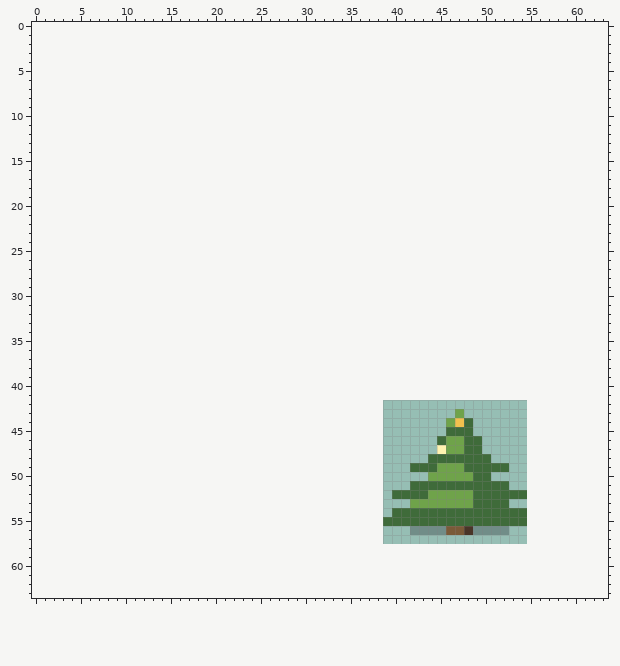
Two versions of one pixel-art file, game/pixel-plants/jian-mu.aseprite. That is the earlier state.
16x16 pixels, 1 frame. The old version is drawn lined up with the new one, on the new canvas.
After the commit:
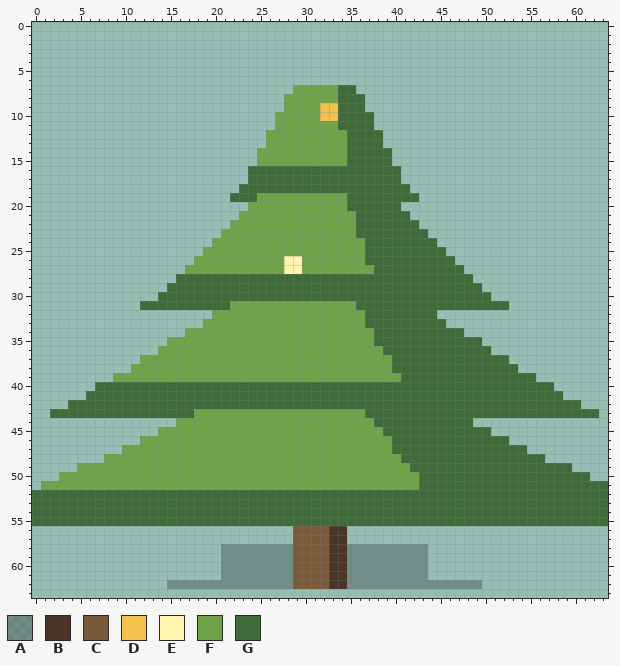
Palette (. is transparent): A #1a1a204c  B #4a3528  C #7a5a38  D #f2c14e  E #fff3b0  F #6fa34a  G #3f6b3a
Change:
canvas 16x16 -> 64x64, the old top-left corner now at 39,42
The author put colour A in rows 58 to 61 at x 21 to 28 and 35 to 43; in row 62 at x 15 to 28 and 35 to 49.
The author put colour B in rows 56 to 62 at x 33 to 34.
The author put colour C in rows 56 to 62 at x 29 to 32.
The author put colour D in rows 9 to 10 at x 32 to 33.
The author put colour E in rows 26 to 27 at x 28 to 29.
The author put colour F in row 7 at x 29 to 33; in row 8 at x 28 to 33; in row 9 at x 28 to 31; in row 10 at x 27 to 31; in row 11 at x 27 to 33; in rows 12 to 13 at x 26 to 34.
The author put colour F in rows 14 to 15 at x 25 to 34; in row 19 at x 25 to 34; in row 20 at x 24 to 34; in row 21 at x 23 to 35; in row 22 at x 22 to 35; in row 23 at x 21 to 35.
The author put colour F in row 24 at x 20 to 36; in row 25 at x 19 to 36; in row 26 at x 18 to 27 and 30 to 36; in row 27 at x 17 to 27 and 30 to 37; in row 31 at x 22 to 35; in row 32 at x 20 to 36.
The author put colour F in row 33 at x 19 to 36; in row 34 at x 17 to 37; in row 35 at x 15 to 37; in row 36 at x 14 to 38; in row 37 at x 12 to 39; in row 38 at x 11 to 39.
The author put colour F in row 39 at x 9 to 40; in row 43 at x 18 to 36; in row 44 at x 16 to 37; in row 45 at x 14 to 38; in row 46 at x 12 to 39; in row 47 at x 10 to 39.
The author put colour F in row 48 at x 8 to 40; in row 49 at x 5 to 41; in row 50 at x 3 to 42; in row 51 at x 1 to 41.
Colour G becomes colour F in row 51 at x 42.
The author put colour G in row 7 at x 34 to 35; in rows 8 to 9 at x 34 to 36; in rows 10 to 11 at x 34 to 37; in rows 12 to 13 at x 35 to 38; in rows 14 to 15 at x 35 to 39; in rows 16 to 17 at x 24 to 40.
The author put colour G in row 18 at x 23 to 41; in row 19 at x 22 to 24 and 35 to 42; in row 20 at x 35 to 40; in row 21 at x 36 to 41; in row 22 at x 36 to 42; in row 23 at x 36 to 43.
The author put colour G in row 24 at x 37 to 44; in row 25 at x 37 to 45; in row 26 at x 37 to 46; in row 27 at x 38 to 47; in row 28 at x 16 to 48; in row 29 at x 15 to 49.
The author put colour G in row 30 at x 14 to 50; in row 31 at x 12 to 21 and 36 to 52; in row 32 at x 37 to 44; in row 33 at x 37 to 45; in row 34 at x 38 to 47; in row 35 at x 38 to 49.
The author put colour G in row 36 at x 39 to 50; in row 37 at x 40 to 52; in row 38 at x 40 to 53; in row 39 at x 41 to 55; in row 40 at x 7 to 57; in row 41 at x 6 to 58.
The author put colour G in row 42 at x 4 to 60; in row 43 at x 2 to 17, 37 to 46 and 48 to 62; in row 44 at x 38 to 45; in row 45 at x 39 to 45 and 49 to 50; in row 46 at x 40 to 44 and 50 to 52; in row 47 at x 40 to 44 and 50 to 54.
The author put colour G in row 48 at x 41 to 43 and 51 to 56; in row 49 at x 53 to 59; in row 50 at x 43 and 51 to 61; in row 51 at x 53 to 63; in row 52 at x 0 to 39 and 55 to 63; in row 53 at x 0 to 41 and 53 to 63.
The author put colour G in row 54 at x 0 to 39 and 55 to 63; in row 55 at x 0 to 38 and 55 to 63.
Colour D becomes colour G in row 44 at x 47.
Colour E becomes colour G in row 47 at x 45.
Colour F becomes colour G in row 43 at x 47; in row 44 at x 46; in rows 46 to 47 at x 46 to 47; in row 49 at x 45 to 47; in row 50 at x 44 to 48; in row 52 at x 44 to 48.
Colour F becomes colour G in row 53 at x 42 to 48.
The author cleared colour A in row 56 at x 42 to 45 and 49 to 52.
The author cleared colour B in row 56 at x 48.
The author cleared colour C in row 56 at x 46 to 47.
Boxes around the changes in both pictures, in picture pixels (x1, y1, x2, y2):
changed: (32, 85, 608, 589)
